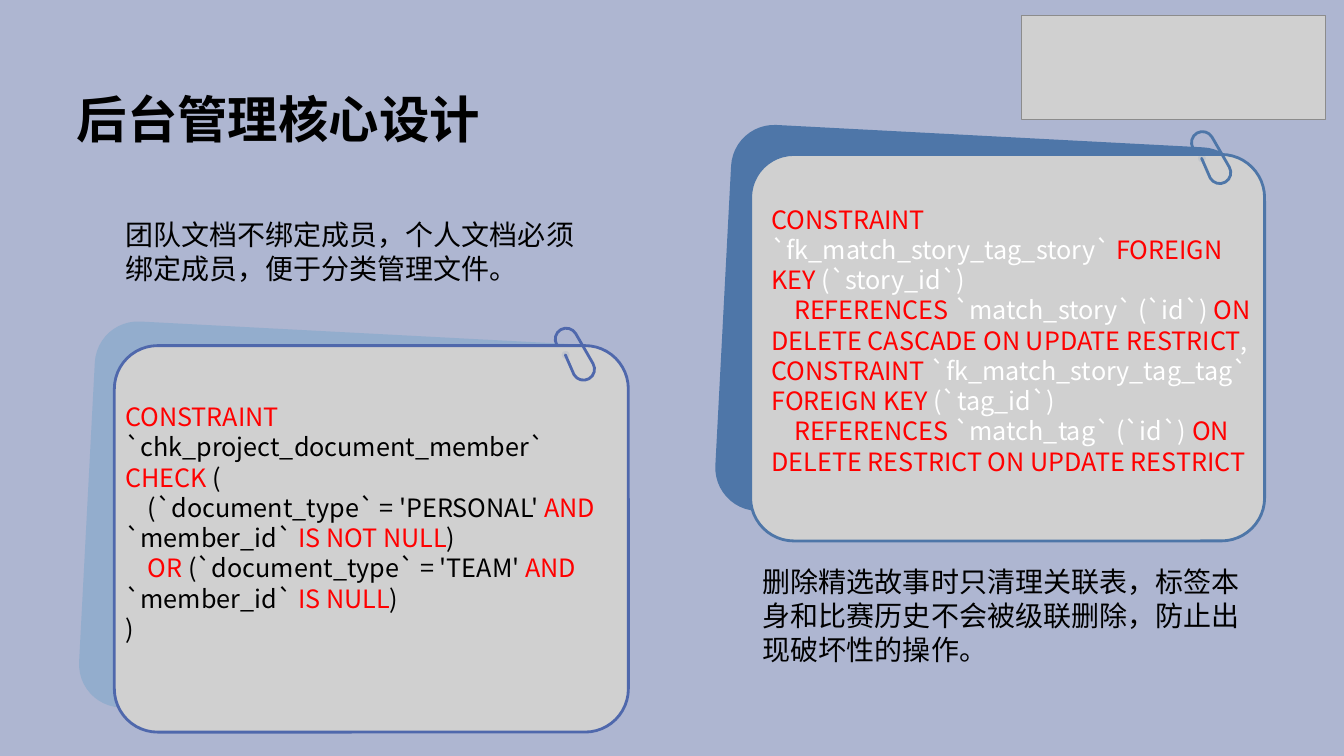
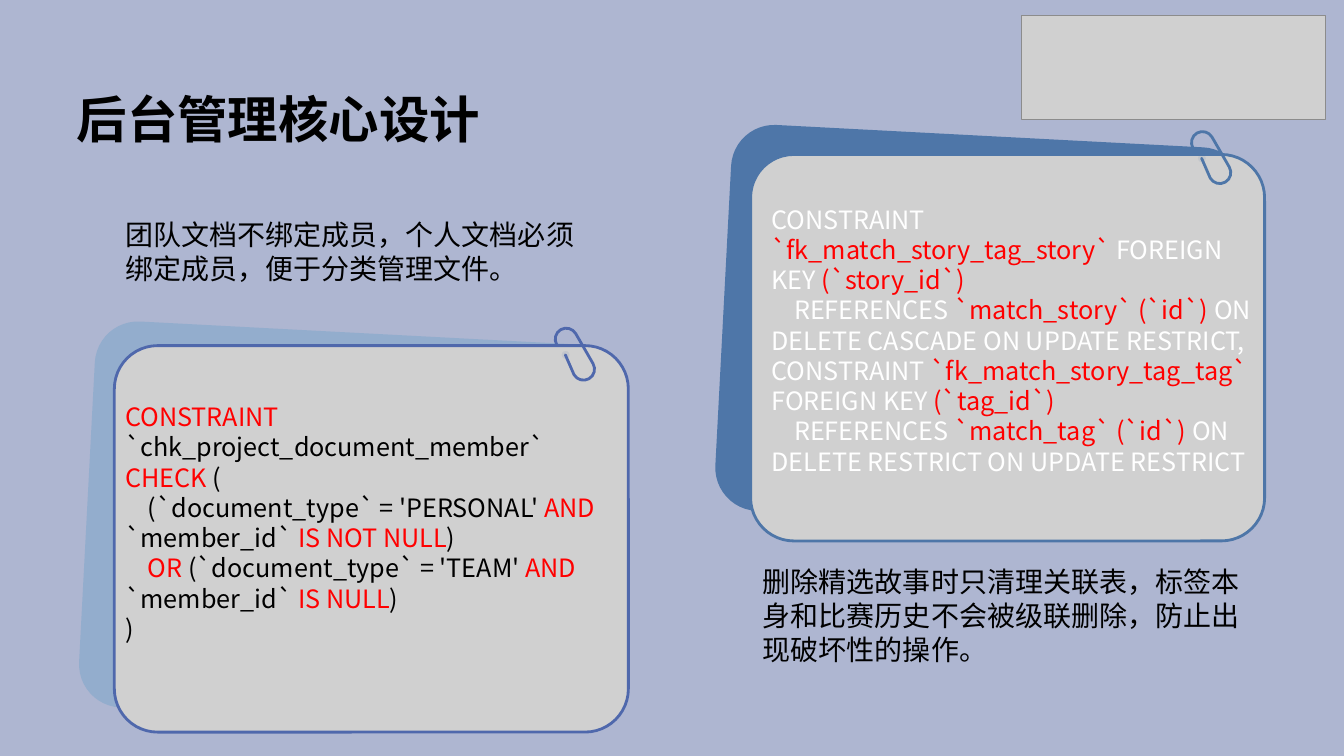
Before and after one commit to fengmian-coder/ITDB2026, a slide deck: slide 11 of data/team/62d791ac9ead14fb51f828a4452d259d.pptx. Drawn at 1344x756 pixels with LibreOffice and Linux fonts; fonts in the diff are those of the drawing; grey boxes stand for pictures. Boxes give left, top, right and bottom in pixels: in the first picture for what was removed or moved away, otherwise in the second. Text is boxed around its words. In the diff, an @@ line names an element or a change of style, - is before the commit and + after.

```diff
--- a/data/team/62d791ac9ead14fb51f828a4452d259d.pptx
+++ b/data/team/62d791ac9ead14fb51f828a4452d259d.pptx
@@ text "CONSTRAINT `fk_match_story_tag_story` FOREIGN KEY (`story_id ..." at (771, 211, 1251, 471): text colour #FF0000 to #FFFFFF in "CONSTRAINT FOREIGN KEY", "REFERENCES ON DELETE CASCADE ON UPDATE RESTRICT,", "CONSTRAINT FOREIGN KEY", "REFERENCES ON DELETE RESTRICT ON UPDATE RESTRICT"; text colour #FFFFFF to #FF0000 in "`fk_match_story_tag_story` (`story_id`)", "`match_story` (`id`)", "`fk_match_story_tag_tag` (`tag_id`)", "`match_tag` (`id`)" @@
```
Also in this commit, not shown: 7 other slides changed, 2 other files.
